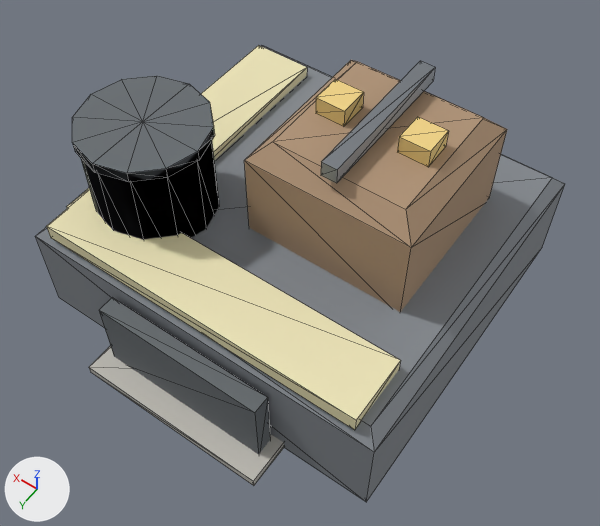
Before and after pictures for a commit that changed the glTF model assets/models/refinery.glb.
Rendered twice from a camera (50 mm lens) standing at (-5.23, 7.22, 11.98) and looking at (-0.47, 0.56, 1.5). Every picture has the same lights, and +X, +Y and +Z are marked at lower left. The first picture is the older version. Mesh edges are drawn as thin lines. Vertices at exactly the same position are counted once.

Objects in the first picture: 'Body'.
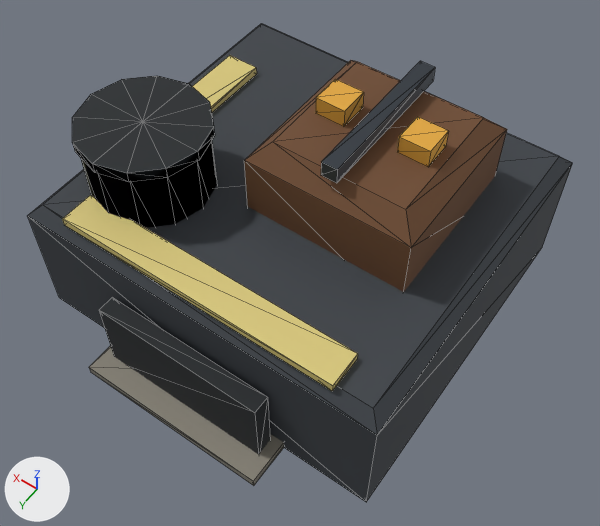
The edits, one by one:
Material 'Hull' (mat_hull) changes colour from grey #83888e to dark grey #3a3f45; in linear values from (0.227, 0.247, 0.271) to (0.0421, 0.0497, 0.0597).
Material 'Rust' (mat_rust) changes colour from beige #af9376 to brown #6e4a2e; in linear values from (0.431, 0.29, 0.18) to (0.156, 0.0684, 0.0272).
Material 'Metal' (mat_metal) changes colour from grey #93989f to dark grey #4a5058; in linear values from (0.29, 0.314, 0.345) to (0.0684, 0.0804, 0.0975).
Material 'Dark' (mat_dark) changes colour from grey #666c70 to black #222629; in linear values from (0.133, 0.149, 0.161) to (0.0159, 0.0194, 0.0222).
Material 'Concrete' (mat_concrete) changes colour from light grey #c2bfb7 to grey #8a8579; in linear values from (0.541, 0.522, 0.475) to (0.254, 0.235, 0.192).
Material 'Amber' (mat_amber) changes colour from yellow #f1d385 to orange #e0a63c; in linear values from (0.878, 0.651, 0.235) to (0.745, 0.381, 0.0451).
Material 'Faction' (mat_faction) changes colour from beige #eee5b8 to yellow #d9c87a; in linear values from (0.851, 0.784, 0.478) to (0.694, 0.577, 0.194).
me_body has 138 vertices, 228 faces and spans x -3.22..3.22, y -3.31..3.48, z 0.0..4.03.
me_body is used by ob_body; location (0.0, 0.0, 0.0).
Before the commit, vertices of me_body: 0 (-3.02, -3.11, 1.9) at pixel (552, 177), 1 (3.02, -3.11, 1.9) at pixel (263, 45), 2 (3.02, 2.51, 1.9), 3 (-3.02, 2.51, 1.9) at pixel (370, 426), 8 (-3.22, 2.71, 1.7) at pixel (374, 452).
Before the commit, vertices of me_body: 9 (3.22, 2.71, 1.7) at pixel (35, 236), 10 (3.22, -3.31, 1.7) at pixel (261, 45), 11 (-3.22, -3.31, 1.7) at pixel (565, 183).
me_body part 1: the loose piece of 8 vertices spanning x -2.87..2.87, y 1.54..2.66, z 1.86..2.14 is scaled about its middle by (0.854, 0.531, 0.5), then moved by (0.0, 0.21, 0.47).
me_body part 2: the loose piece of 8 vertices spanning x 1.82..2.94, y -2.87..2.17, z 1.87..2.1 is scaled about its middle by (0.531, 0.694, 0.625), then moved by (0.14, 0.21, 0.49).
Part 3, on me_body:
Vertices 0 to 3, 8 to 11 of me_body move by (0.0, 0.0, 0.5).

Changed parts and their boxes (x1, y1, x2, y2) in the pictures (600 x 526 px; the box of a moved part takes in the faces that stretch with it):
'Body', recoloured, reshaped (darker): before (35, 45, 565, 502); after (27, 24, 573, 502)
part 1 of me_body, moved or reshaped: before (46, 190, 401, 430); after (62, 195, 358, 391)
part 2 of me_body, moved or reshaped: before (67, 45, 307, 208); after (192, 55, 257, 112)
part 3 of me_body, moved or reshaped: before (35, 45, 565, 502); after (27, 24, 573, 502)
